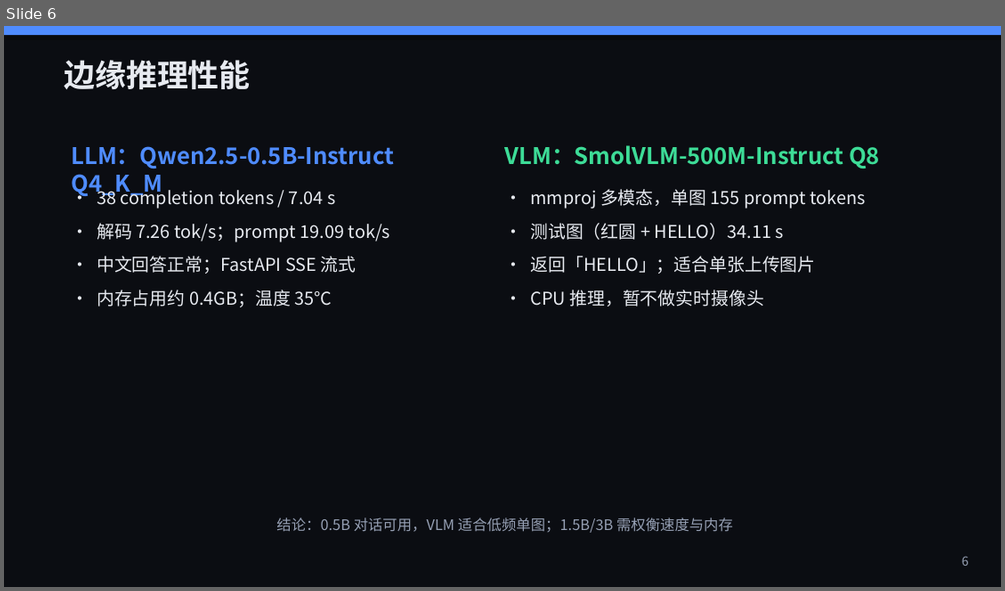
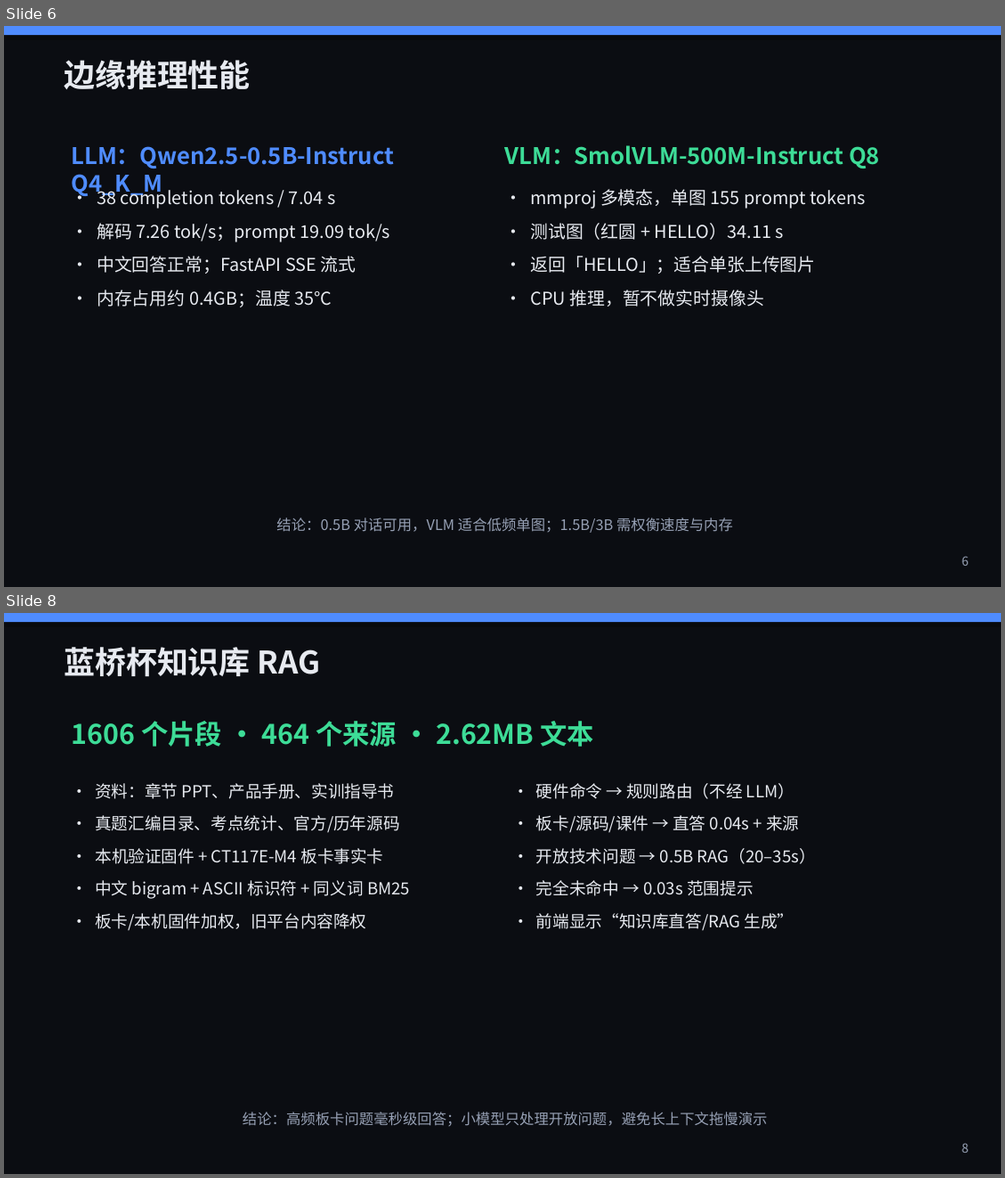
Before and after one commit to Apple-1814/Design-and-Implementation-of-an-Edge-Side-Multimodal-AI-Interaction-Terminal-Based-on-Raspberry-Pi-4, a slide deck: paper/答辩PPT.pptx. Shown one above the other, each under a label of ours: slide 6 before the commit, slides 6 and 8 after it; the slides between them are not shown. The pictures are 1005x591 and 1005x1178 pixels, drawn with LibreOffice and Linux fonts; fonts in the diff are those of the drawing. Boxes give left, top, right and bottom in pixels: in the first picture for what was removed or moved away, otherwise in the second. Text is boxed around its words. In the diff, an @@ line names an element or a change of style, - is before the commit and + after.

```diff
--- a/paper/答辩PPT.pptx
+++ b/paper/答辩PPT.pptx
@@ slide 8 added at bbox=[4, 613, 1001, 1174], background #0B0D12 @@
@@ rectangle added at bbox=[4, 613, 1001, 622], fill #4F8CFF @@
@@ text added at bbox=[64, 647, 321, 676], 30 pt, text #E7EAF0, bold @@
+蓝桥杯知识库 RAG
@@ text added at bbox=[71, 721, 594, 747], 26 pt, text #3DDC97, bold @@
+1606 个片段 · 464 个来源 · 2.62MB 文本
@@ text added at bbox=[95, 783, 410, 931], 16 pt, text #E7EAF0 @@
+• 资料：章节 PPT、产品手册、实训指导书
+• 真题汇编目录、考点统计、官方/历年源码
+• 本机验证固件 + CT117E-M4 板卡事实卡
+• 中文 bigram + ASCII 标识符 + 同义词 BM25
+• 板卡/本机固件加权，旧平台内容降权
@@ text added at bbox=[536, 783, 816, 931], 16 pt, text #E7EAF0 @@
+• 硬件命令 → 规则路由（不经 LLM）
+• 板卡/源码/课件 → 直答 0.04s + 来源
+• 开放技术问题 → 0.5B RAG（20–35s）
+• 完全未命中 → 0.03s 范围提示
+• 前端显示“知识库直答/RAG 生成”
@@ text added at bbox=[243, 1111, 768, 1126], 14 pt, text #96A0B4 @@
+结论：高频板卡问题毫秒级回答；小模型只处理开放问题，避免长上下文拖慢演示
@@ text added at bbox=[962, 1143, 969, 1152], 12 pt, text #96A0B4 @@
+8
```
Also in this commit, not shown: 6 slides changed, 23 other files.
